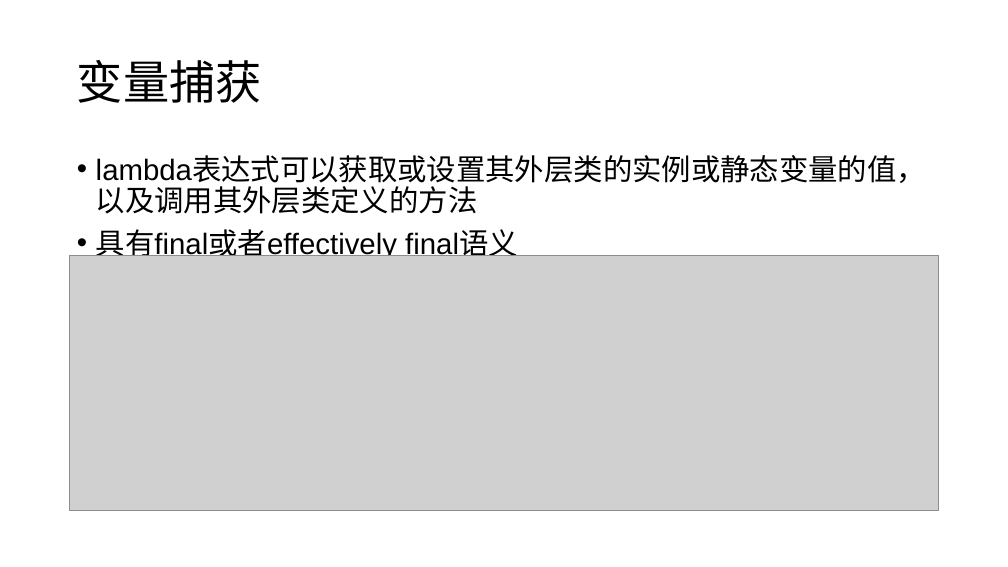
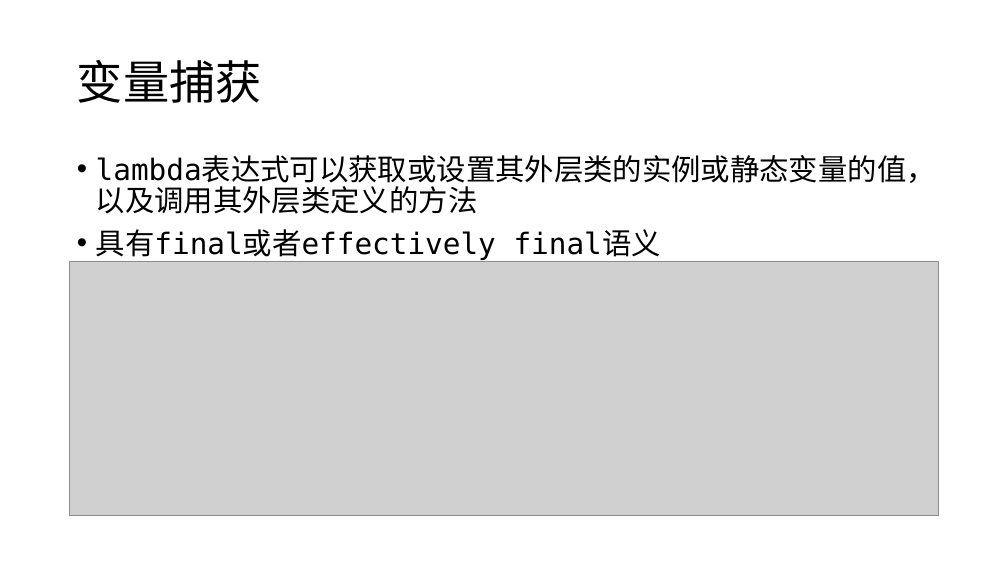
Before and after one commit to RuWang-0/lambda-in-Java-C-, a slide deck: slide 10 of lambda-ppt.pptx. Drawn at 1008x567 pixels with LibreOffice and Linux fonts; fonts in the diff are those of the drawing; grey boxes stand for pictures. Boxes give left, top, right and bottom in pixels: in the first picture for what was removed or moved away, otherwise in the second. Text is boxed around its words. In the diff, an @@ line names an element or a change of style, - is before the commit and + after.

```diff
--- a/lambda-ppt.pptx
+++ b/lambda-ppt.pptx
@@ text "lambda表达式可以获取或设置其外层类的实例或静态变量的值，以及调用其外层类定义的方法" at [96, 156, 936, 262]: font Arial to DejaVu Sans Mono @@
@@ picture: place and size @@
-picture at [70, 256, 939, 510]
+picture at [70, 261, 939, 516]
```
Also in this commit, not shown: 16 other slides changed, 2 other files.
